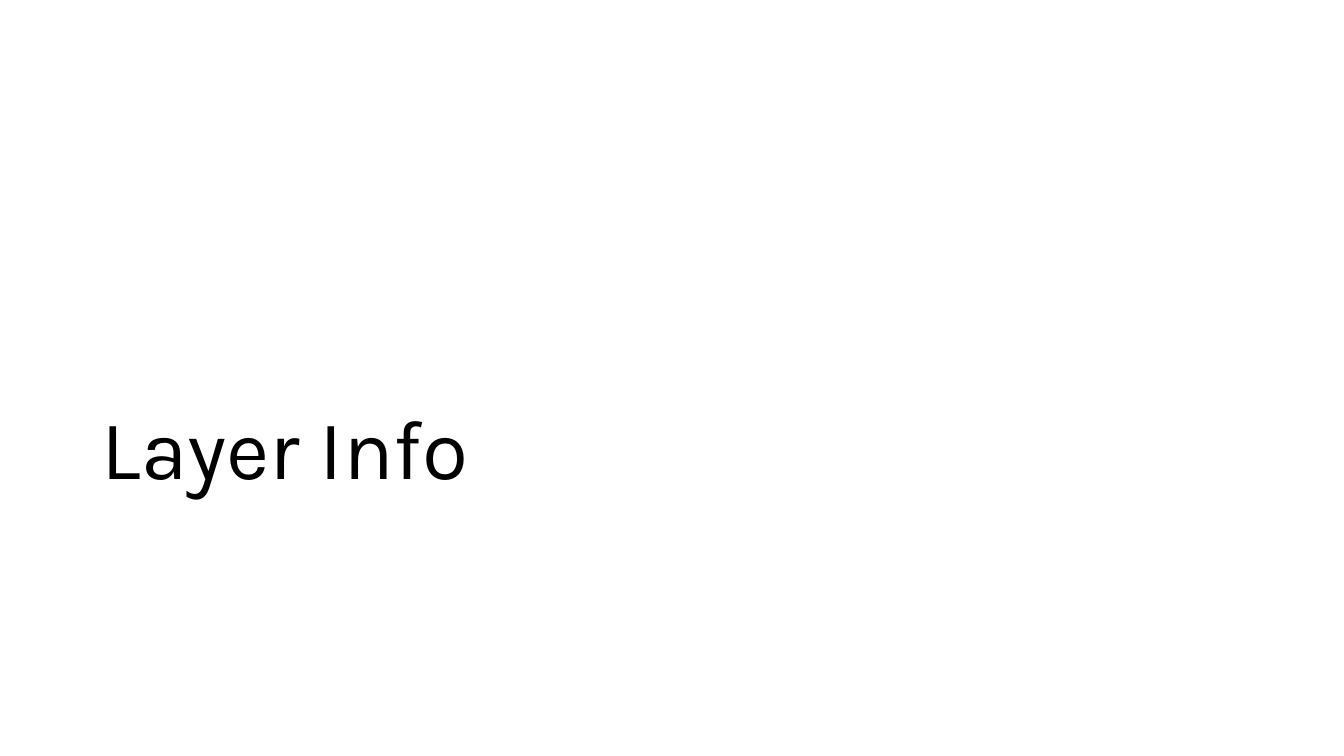
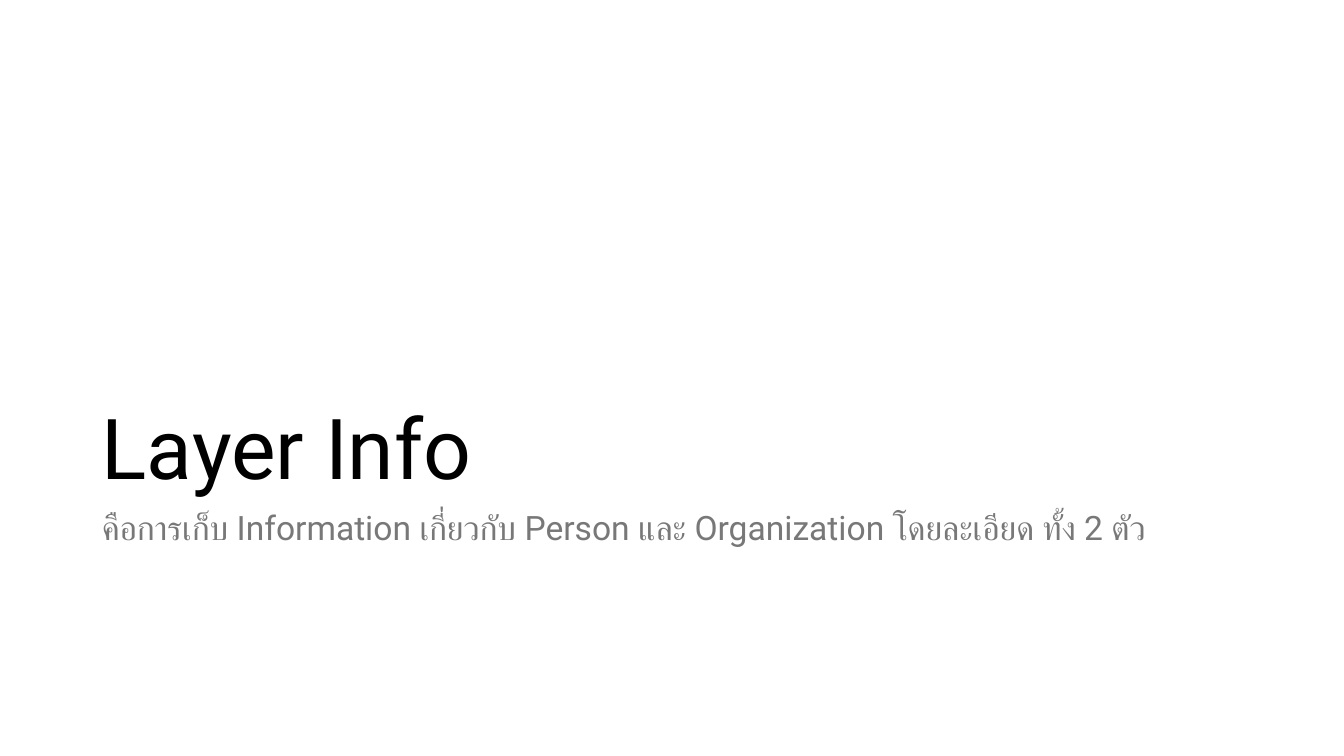
Before and after one commit to ssszZ-TH/party_fullstack_docker3, a slide deck: slide 17 of presentation/party_communication_functional_requirement.pptx. Drawn at 1344x756 pixels with LibreOffice and Linux fonts; fonts in the diff are those of the drawing. Boxes give left, top, right and bottom in pixels: in the first picture for what was removed or moved away, otherwise in the second. Text is boxed around its words. In the diff, an @@ line names an element or a change of style, - is before the commit and + after.

```diff
--- a/presentation/party_communication_functional_requirement.pptx
+++ b/presentation/party_communication_functional_requirement.pptx
@@ title "Layer Info" at <box>102,415,471,497</box>: font Karla to Roboto @@
@@ text added at <box>102,514,1145,547</box>, 24 pt, text #797979 @@
+คือการเก็บ Information เกี่ยวกับ Person และ Organization โดยละเอียด ทั้ง 2 ตัว
```
Also in this commit, not shown: 3 other slides changed, 4 slides added, 1 slide removed, 6 other files.
